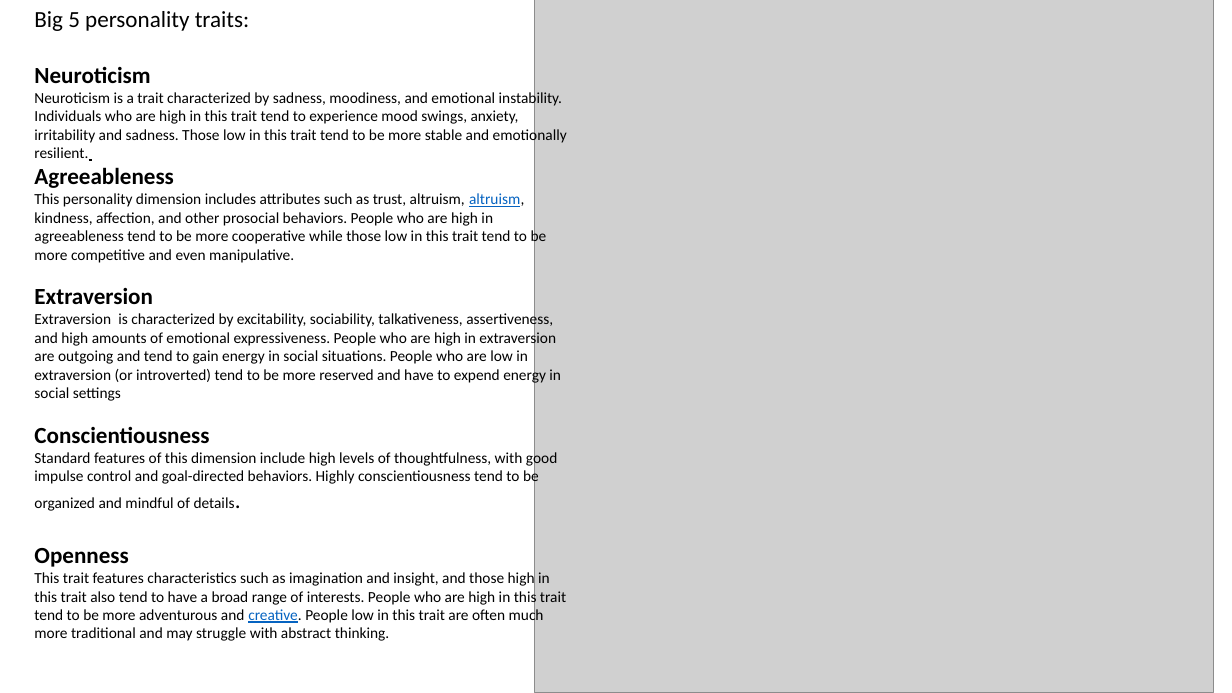
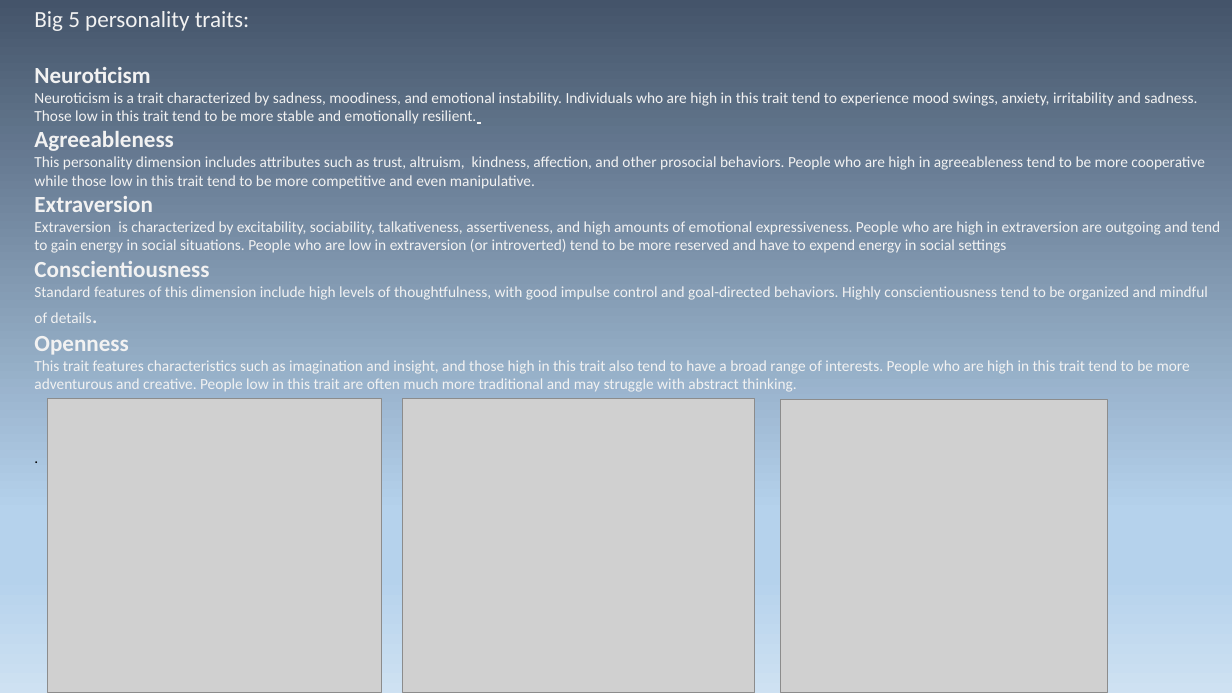
Before and after one commit to Esaslow/Personality_Test_Project, a slide deck: slide 4 of Presentation.pptx (slide 3 before the commit). Drawn at 1232x693 pixels with LibreOffice and Linux fonts; fonts in the diff are those of the drawing; grey boxes stand for pictures. Boxes give left, top, right and bottom in pixels: in the first picture for what was removed or moved away, otherwise in the second. Text is boxed around its words. In the diff, an @@ line names an element or a change of style, - is before the commit and + after.

```diff
--- a/Presentation.pptx
+++ b/Presentation.pptx
@@ background #FFFFFF to gradient #44546A to #B5D2EC to #CEE1F2 @@
@@ text at (34, 11, 1220, 392): text colour #000000 to #F2F2F2 in "Big 5 personality traits:", "Neuroticism", "Neuroticism is a trait characterized by sadness, ...", "Extraversion" and 5 more places; text colour #0563C1 to #F2F2F2, underline off in "creative." @@
@@ picture removed at (535, 0, 1214, 693) @@
@@ text at (34, 156, 1205, 189): text changed; text colour #000000 to #F2F2F2 @@
-This personality dimension includes attributes such as trust, altruism, altruism, kindness, affection, and other prosocial behaviors. People who are high in agreeableness tend to be more cooperative while those low in this trait tend to be more competitive and even manipulative.
+This personality dimension includes attributes such as trust, altruism, kindness, affection, and other prosocial behaviors. People who are high in agreeableness tend to be more cooperative while those low in this trait tend to be more competitive and even manipulative.
@@ picture added at (47, 399, 381, 693) @@
@@ picture added at (403, 399, 755, 693) @@
@@ picture added at (780, 399, 1107, 693) @@
```
Also in this commit, not shown: 3 other slides changed, 6 slides added, 4 slides removed, 4 other files.
